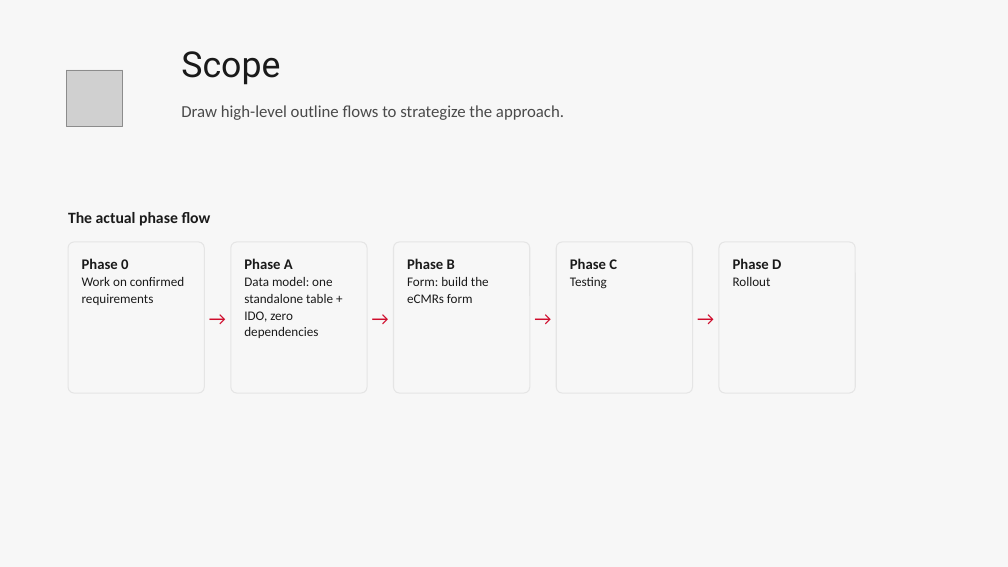
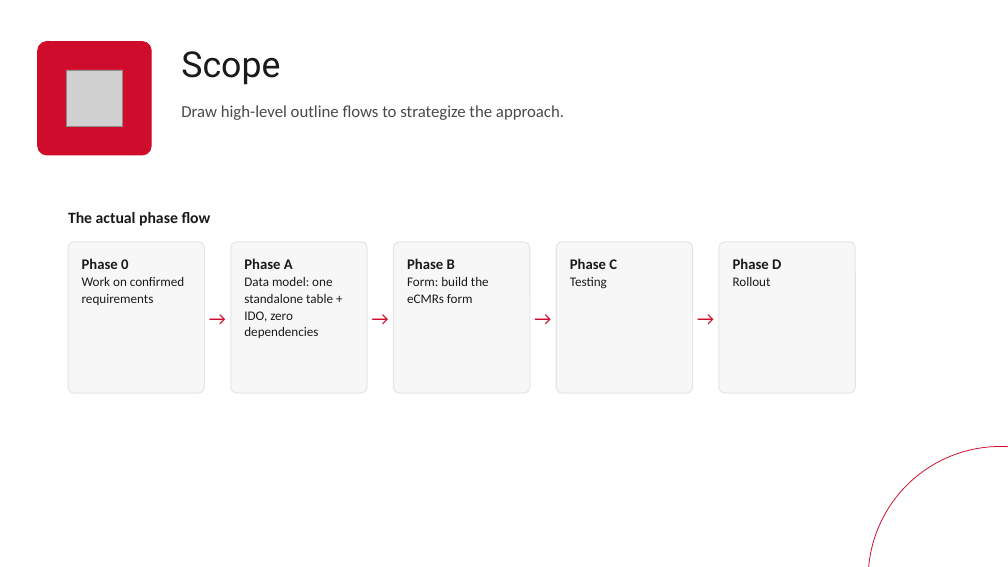
Before and after one commit to Enflite/eCMRs, a slide deck: slide 3 of docs/presentations/eCMRs_plan.pptx. Drawn at 1008x567 pixels with LibreOffice and Linux fonts; fonts in the diff are those of the drawing; grey boxes stand for pictures. Boxes give left, top, right and bottom in pixels: in the first picture for what was removed or moved away, otherwise in the second. Text is boxed around its words. In the diff, an @@ line names an element or a change of style, - is before the commit and + after.

```diff
--- a/docs/presentations/eCMRs_plan.pptx
+++ b/docs/presentations/eCMRs_plan.pptx
@@ background #F7F7F7 to #FFFFFF @@
@@ rounded rectangle added at <box>38,42,151,155</box>, fill #CF0C2C, outline #CF0C2C 1 pt @@
@@ ellipse added at <box>868,447,1008,567</box>, fill #FFFFFF, outline #CF0C2C 0.75 pt @@
```
Also in this commit, not shown: 13 other slides changed.
